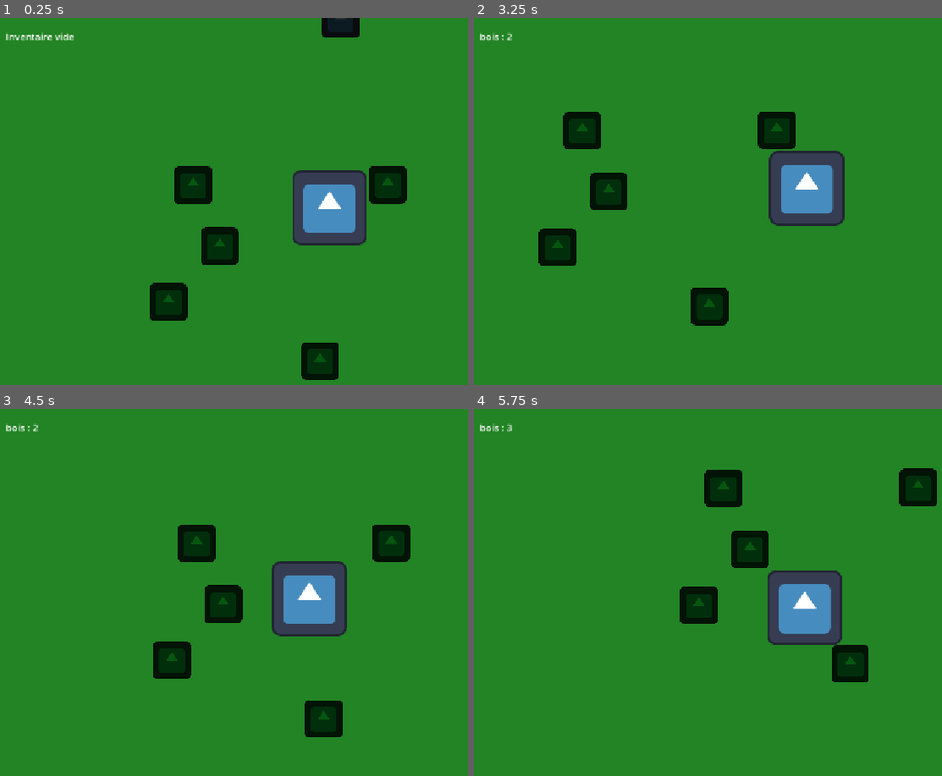
Above: before the commit, frames 1-4 (two rows, left to right).
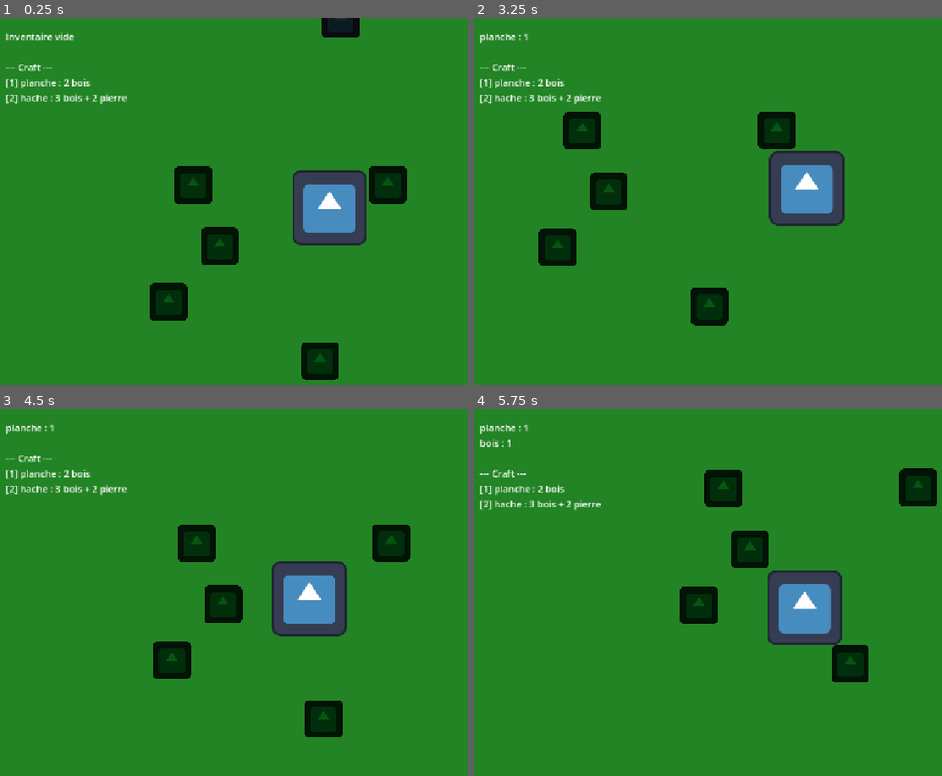
Above: after the commit, the same moments.

Repository: Citrix-games/nouveau-projet-de-jeu
Game: Godot game, scene res://main.tscn
The game is run twice, just before and just after one commit, with the same random seed, the same clock (stepped at 60 frames per second) and the same inputs. The engine's default icon, where the game draws it, is replaced by a stand-in: a white triangle on a blue panel in a dark square.
Inputs:
- Up to frame 1 (0.25 s): no input
- Up to frame 2 (3.25 s): tap Enter at 0.5 s; hold Right (ui_right) 0.53-1.28 s; hold E (interagir) 0.53-1.28 s; tap 1 at 0.8, 1.35, 3.05 s; tap Space at 1.25 s; hold Down (ui_down) 1.28-2.03 s; tap 2 at 1.55, 2.1 s; hold Right (ui_right) 2.03-2.78 s; hold E (interagir) 2.03-2.78 s; hold Up (ui_up) from 2.78 s (still down); tap E (interagir) at 2.85 s
- Up to frame 3 (4.5 s): release Up (ui_up) at 3.53 s; hold Left (ui_left) from 3.53 s (still down); tap 1 at 3.6 s; tap 2 at 3.8, 4.35 s
- Up to frame 4 (5.75 s): tap E (interagir) at 4.55 s; release Left (ui_left) at 5.03 s; hold Down (ui_down) from 5.03 s (still down); hold E (interagir) from 5.03 s (still down); tap 1 at 5.3 s

The runs differ from the first frame. In frame 1, 0.6% of the frame differs, in the area x 1-28%, y 12-24%; in frame 2, 0.7%; in frame 3, 0.7%; in frame 4, 0.7%, in the area x 1-28%, y 3-28%.

Commit message:
Étape 5 : craft

Diff:
--- a/player.gd
+++ b/player.gd
@@ -2,6 +2,12 @@
 
 @export var speed: float = 200.0
 var inventaire: Dictionary = {}
+
+# Les recettes : nom de l'objet -> ressources nécessaires
+var recettes: Dictionary = {
+	"planche": {"bois": 2},
+	"hache": {"bois": 3, "pierre": 2},
+}
 
 @onready var zone_recolte = $ZoneRecolte
 @onready var label_bois = $CanvasLayer/LabelBois
@@ -17,22 +23,47 @@
 func _unhandled_input(event):
 	if event.is_action_pressed("interagir"):
 		recolter()
+	elif event is InputEventKey and event.pressed and not event.echo:
+		if event.keycode == KEY_1:
+			fabriquer("planche")
+		elif event.keycode == KEY_2:
+			fabriquer("hache")
 
 func recolter():
 	for corps in zone_recolte.get_overlapping_bodies():
 		if corps.is_in_group("ressource"):
 			var nom_ressource = corps.recolter()
-			ajouter_objet(nom_ressource, 1)
+			var quantite = 1
+			if nom_ressource == "bois" and inventaire.get("hache", 0) > 0:
+				quantite = 2
+			ajouter_objet(nom_ressource, quantite)
 			return
 
 func ajouter_objet(nom: String, quantite: int):
 	inventaire[nom] = inventaire.get(nom, 0) + quantite
 	afficher_inventaire()
 
+func peut_fabriquer(nom: String) -> bool:
+	for ressource in recettes[nom]:
+		if inventaire.get(ressource, 0) < recettes[nom][ressource]:
+			return false
+	return true
+
+func fabriquer(nom: String):
+	if not peut_fabriquer(nom):
+		print("Il manque des ressources pour : ", nom)
+		return
+	for ressource in recettes[nom]:
+		inventaire[ressource] -= recettes[nom][ressource]
+		if inventaire[ressource] == 0:
+			inventaire.erase(ressource)
+	ajouter_objet(nom, 1)
+
 func afficher_inventaire():
 	var texte = ""
 	for nom in inventaire:
 		texte += nom + " : " + str(inventaire[nom]) + "\n"
 	if texte == "":
-		texte = "Inventaire vide"
+		texte = "Inventaire vide\n"
+	texte += "\n--- Craft ---\n[1] planche : 2 bois\n[2] hache : 3 bois + 2 pierre"
 	label_bois.text = texte
